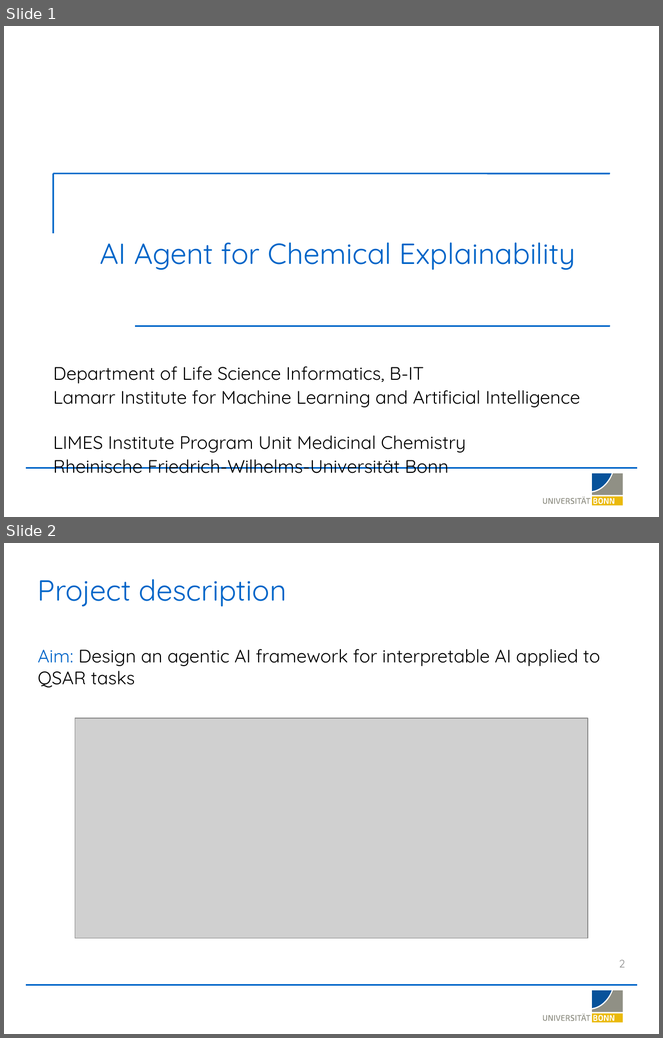
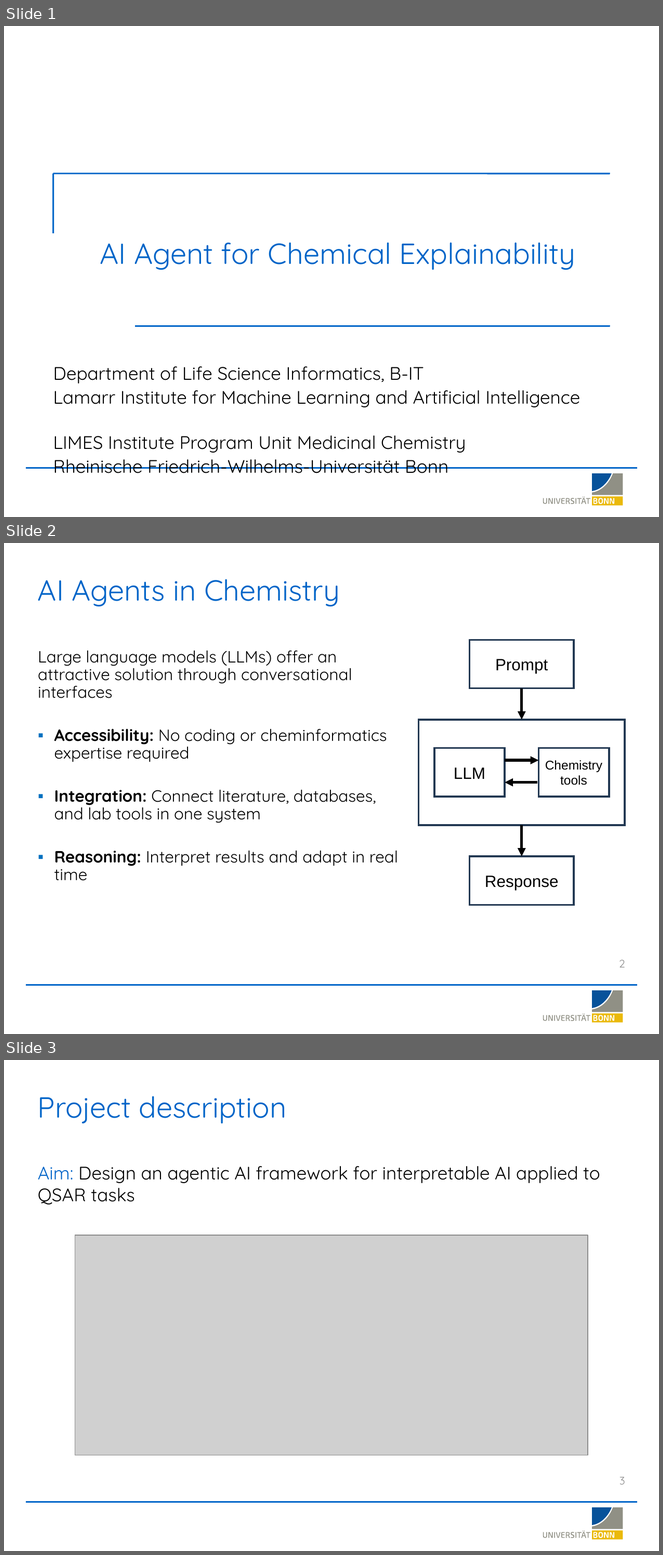
Before and after one commit to LSI-Uni-Bonn/ChemicHAL, a slide deck: slides/AI_Agent_Explainability.pptx. Shown one above the other, each under a label of ours: slides 1 and 2 before the commit, slides 1, 2 and 3 after it. The pictures are 663x1038 and 663x1555 pixels, drawn with LibreOffice and Linux fonts; fonts in the diff are those of the drawing; grey boxes stand for pictures; background and template pictures are left out. Boxes give left, top, right and bottom in pixels: in the first picture for what was removed or moved away, otherwise in the second. Text is boxed around its words. In the diff, an @@ line names an element or a change of style, - is before the commit and + after.

Commit message:
Update AI Agent Explainability slides with new workflow figure

```diff
--- a/slides/AI_Agent_Explainability.pptx
+++ b/slides/AI_Agent_Explainability.pptx
@@ slide 2 added at (4, 543, 659, 1034), background #FFFFFF; not listed: 20 template elements that a slide beside it also shows @@
@@ text added at (38, 579, 340, 607), 32 pt, text #0064C8 @@
+AI Agents in Chemistry
@@ text added at (38, 650, 398, 881), 18 pt, text #000000 @@
+Large language models (LLMs) offer an attractive solution through conversational interfaces
+▪ Accessibility: No coding or cheminformatics expertise required
+▪ Integration: Connect literature, databases, and lab tools in one system
+▪ Reasoning: Interpret results and adapt in real time
@@ rectangle added at (470, 640, 574, 689), outline #233953 2 pt, 18 pt, text #000000 @@
+Prompt
@@ arrow added from (521, 689) to (521, 720), #000000 3 pt @@
@@ rectangle added at (419, 720, 625, 825), outline #233953 2 pt @@
@@ rectangle added at (435, 748, 505, 797), outline #233953 2 pt, 18 pt, text #000000 @@
+LLM
@@ arrow added from (505, 760) to (539, 760), #000000 3 pt @@
@@ rectangle added at (539, 748, 609, 797), outline #233953 2 pt, 14 pt, text #000000 @@
+Chemistry tools
@@ arrow added from (538, 783) to (505, 783), #000000 3 pt @@
@@ arrow added from (521, 825) to (521, 857), #000000 3 pt @@
@@ rectangle added at (470, 857, 574, 905), outline #233953 2 pt, 18 pt, text #000000 @@
+Response
@@ page number added at (619, 960, 625, 968), 12 pt, text #8B8B8B @@
+2
@@ what was slide 2 is now slide 3 @@
@@ page number at (620, 1477, 625, 1485): text changed @@
-2
+3
```
Also in this commit, not shown: 11 slides changed, 5 other slides added, 1 other file.
